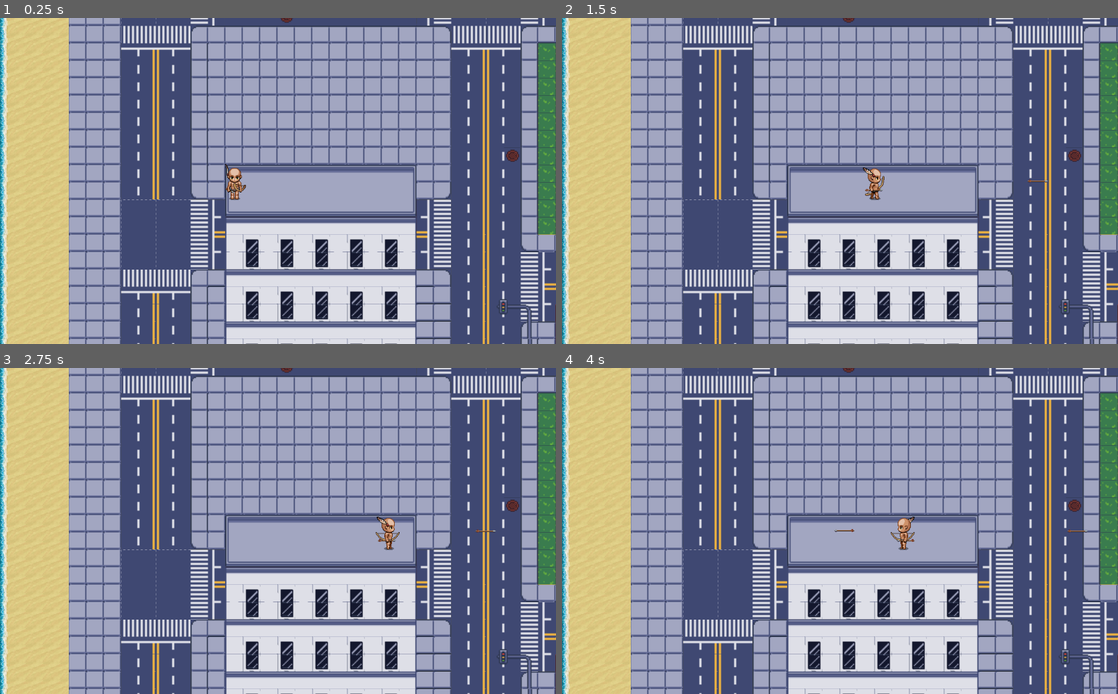
Above: before the commit, frames 1-4 (two rows, left to right).
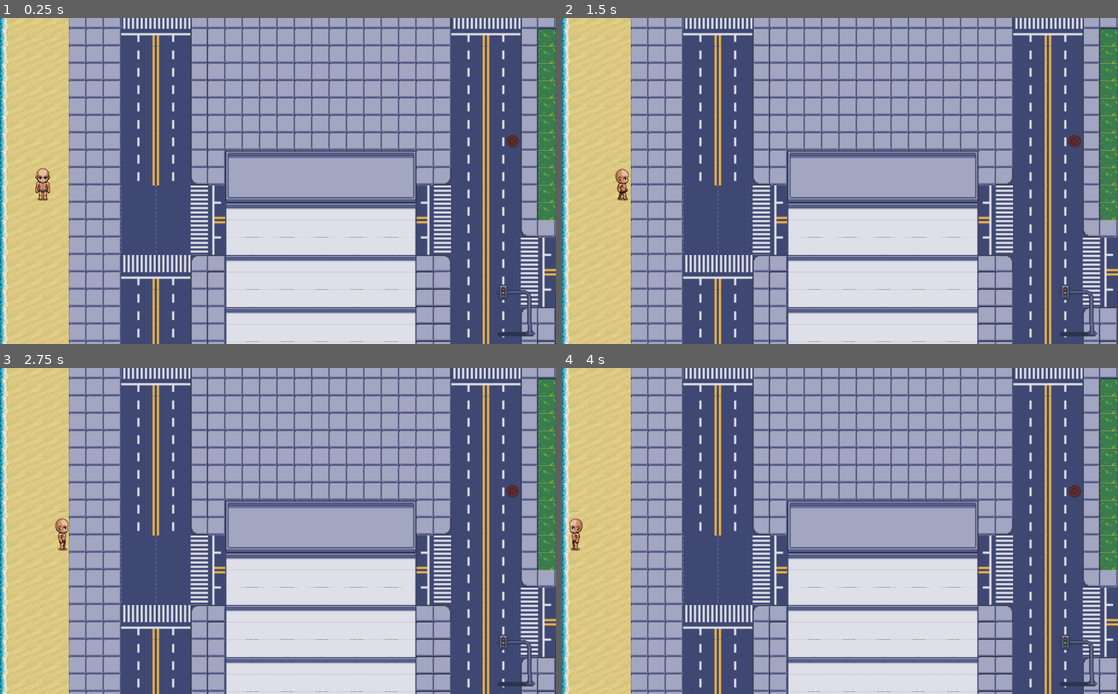
Above: after the commit, the same moments.

Repository: GoesMarcio/ASalvacaoIndigena-godot
Game: Godot game, scene res://Scenarios/City/City_collision.tscn
Same seed, same stepped clock (60 frames per second), same inputs: the game is played once before the commit and once after it. This scene is started directly instead of the project's main scene.
Inputs (mouse positions are in pixels of both pictures, inside the frame that each line leads up to):
- Up to frame 1 (0.25 s): no input
- Up to frame 2 (1.5 s): tap Enter at 0.5 s; move the mouse to (962, 164) at 0.52 s; hold Right (ui_right) 0.53-1.25 s; tap Space (space) at 0.6 s; click (962, 164) at 0.67 s; drag from (728, 197) to (973, 181) at 1.27 s
- Up to frame 3 (2.75 s): move the mouse to (333, 459) at 2.02 s; hold Right (ui_right) from 2.03 s (still down); tap Space (space) at 2.1 s
- Up to frame 4 (4 s): release Right (ui_right) at 2.75 s; drag from (812, 596) to (673, 482) at 2.77 s; tap Space (space) at 3.5, 3.6 s; move the mouse to (1006, 579) at 3.52 s; hold Left (ui_left) from 3.53 s (still down)

The runs differ from the first frame. In frame 1, 30% of the frame differs, in the area x 0-100%, y 0-100%; in frame 2, 30%; in frame 3, 30%; in frame 4, 30%.

Commit message:
update city scenario

Diff:
--- a/Player/Player.gd
+++ b/Player/Player.gd
@@ -5,6 +5,7 @@
 export var run_speed := 150
 export var gravity := 35
 export var turn := 'down'
+export var sprite_arrow := 'no'
 
 onready var sprite := $AnimatedSprite
 onready var life := 100
@@ -17,16 +18,16 @@
 
 func _ready() -> void:
 	if turn == 'up':
-		sprite.play('up')
+		sprite.play(sprite_arrow + '_up')
 		sprite.stop()
 	elif turn == 'right':
-		sprite.play('right')
+		sprite.play(sprite_arrow + '_right')
 		sprite.stop()
 	elif turn == 'left':
-		sprite.play('left')
+		sprite.play(sprite_arrow + '_left')
 		sprite.stop()
 	else:
-		sprite.play('down')
+		sprite.play(sprite_arrow + '_down')
 		sprite.stop()
 
 
@@ -41,22 +42,22 @@
 		get_tree().call_group("Life_HUD", "update_life", life)
 
 	if velocity.x > 0:
-		sprite.play("right")
+		sprite.play(sprite_arrow + "_right")
 		side_position = Vector2(1,0)
 	elif velocity.x < 0:
-		sprite.play("left")
+		sprite.play(sprite_arrow + "_left")
 		side_position = Vector2(-1,0)
 	elif velocity.y > 0:
-		sprite.play("down")
+		sprite.play(sprite_arrow + "_down")
 		side_position = Vector2(0,1)
 	elif velocity.y < 0:
-		sprite.play("up")
+		sprite.play(sprite_arrow + "_up")
 		side_position = Vector2(0,-1)
 	else:
 		sprite.stop()
 
 	# Arrow
-	if Input.is_action_just_pressed("space"):
+	if sprite_arrow == "yes" and Input.is_action_just_pressed("space"):
 		shoot()
 
 func _physics_process(delta):
--- a/Player/Player.tscn
+++ b/Player/Player.tscn
@@ -1,108 +1,209 @@
-[gd_scene load_steps=21 format=2]
+[gd_scene load_steps=38 format=2]
 
 [ext_resource path="res://Player/Player.gd" type="Script" id=1]
 [ext_resource path="res://Player/char_indian.png" type="Texture" id=2]
+[ext_resource path="res://Player/char_indian_without_bow.png" type="Texture" id=3]
 
 [sub_resource type="AtlasTexture" id=1]
 flags = 4
 atlas = ExtResource( 2 )
+region = Rect2( 0, 216, 48, 72 )
+
+[sub_resource type="AtlasTexture" id=2]
+flags = 4
+atlas = ExtResource( 2 )
+region = Rect2( 48, 216, 48, 72 )
+
+[sub_resource type="AtlasTexture" id=3]
+flags = 4
+atlas = ExtResource( 2 )
+region = Rect2( 96, 216, 48, 72 )
+
+[sub_resource type="AtlasTexture" id=4]
+flags = 4
+atlas = ExtResource( 2 )
+region = Rect2( 144, 216, 48, 72 )
+
+[sub_resource type="AtlasTexture" id=5]
+flags = 4
+atlas = ExtResource( 2 )
+region = Rect2( 0, 144, 48, 72 )
+
+[sub_resource type="AtlasTexture" id=6]
+flags = 4
+atlas = ExtResource( 2 )
+region = Rect2( 48, 144, 48, 72 )
+
+[sub_resource type="AtlasTexture" id=7]
+flags = 4
+atlas = ExtResource( 2 )
+region = Rect2( 96, 144, 48, 72 )
+
+[sub_resource type="AtlasTexture" id=8]
+flags = 4
+atlas = ExtResource( 2 )
+region = Rect2( 144, 144, 48, 72 )
+
+[sub_resource type="AtlasTexture" id=13]
+flags = 4
+atlas = ExtResource( 2 )
+region = Rect2( 0, 0, 48, 72 )
+
+[sub_resource type="AtlasTexture" id=14]
+flags = 4
+atlas = ExtResource( 2 )
+region = Rect2( 48, 0, 48, 72 )
+
+[sub_resource type="AtlasTexture" id=15]
+flags = 4
+atlas = ExtResource( 2 )
+region = Rect2( 96, 0, 48, 72 )
+
+[sub_resource type="AtlasTexture" id=16]
+flags = 4
+atlas = ExtResource( 2 )
+region = Rect2( 144, 0, 48, 72 )
+
+[sub_resource type="AtlasTexture" id=19]
+flags = 4
+atlas = ExtResource( 3 )
+region = Rect2( 0, 144, 48, 72 )
+
+[sub_resource type="AtlasTexture" id=20]
+flags = 4
+atlas = ExtResource( 3 )
+region = Rect2( 48, 144, 48, 72 )
+
+[sub_resource type="AtlasTexture" id=21]
+flags = 4
+atlas = ExtResource( 3 )
+region = Rect2( 96, 144, 48, 72 )
+
+[sub_resource type="AtlasTexture" id=22]
+flags = 4
+atlas = ExtResource( 3 )
+region = Rect2( 144, 144, 48, 72 )
+
+[sub_resource type="AtlasTexture" id=23]
+flags = 4
+atlas = ExtResource( 3 )
+region = Rect2( 0, 0, 48, 72 )
+
+[sub_resource type="AtlasTexture" id=24]
+flags = 4
+atlas = ExtResource( 3 )
+region = Rect2( 48, 0, 48, 72 )
+
+[sub_resource type="AtlasTexture" id=25]
+flags = 4
+atlas = ExtResource( 3 )
+region = Rect2( 96, 0, 48, 72 )
+
+[sub_resource type="AtlasTexture" id=26]
+flags = 4
+atlas = ExtResource( 3 )
+region = Rect2( 144, 0, 48, 72 )
+
+[sub_resource type="AtlasTexture" id=27]
+flags = 4
+atlas = ExtResource( 3 )
+region = Rect2( 0, 216, 48, 72 )
+
+[sub_resource type="AtlasTexture" id=28]
+flags = 4
+atlas = ExtResource( 3 )
+region = Rect2( 48, 216, 48, 72 )
+
+[sub_resource type="AtlasTexture" id=29]
+flags = 4
+atlas = ExtResource( 3 )
+region = Rect2( 96, 216, 48, 72 )
+
+[sub_resource type="AtlasTexture" id=30]
+flags = 4
+atlas = ExtResource( 3 )
+region = Rect2( 144, 216, 48, 72 )
+
+[sub_resource type="AtlasTexture" id=9]
+flags = 4
+atlas = ExtResource( 2 )
 region = Rect2( 0, 72, 48, 72 )
 
-[sub_resource type="AtlasTexture" id=2]
+[sub_resource type="AtlasTexture" id=10]
 flags = 4
 atlas = ExtResource( 2 )
 region = Rect2( 48, 72, 48, 72 )
 
-[sub_resource type="AtlasTexture" id=3]
+[sub_resource type="AtlasTexture" id=11]
 flags = 4
 atlas = ExtResource( 2 )
 region = Rect2( 96, 72, 48, 72 )
 
-[sub_resource type="AtlasTexture" id=4]
+[sub_resource type="AtlasTexture" id=12]
 flags = 4
 atlas = ExtResource( 2 )
 region = Rect2( 144, 72, 48, 72 )
 
-[sub_resource type="AtlasTexture" id=5]
-flags = 4
-atlas = ExtResource( 2 )
-region = Rect2( 0, 144, 48, 72 )
-
-[sub_resource type="AtlasTexture" id=6]
-flags = 4
-atlas = ExtResource( 2 )
-region = Rect2( 48, 144, 48, 72 )
-
-[sub_resource type="AtlasTexture" id=7]
-flags = 4
-atlas = ExtResource( 2 )
-region = Rect2( 96, 144, 48, 72 )
-
-[sub_resource type="AtlasTexture" id=8]
-flags = 4
-atlas = ExtResource( 2 )
-region = Rect2( 144, 144, 48, 72 )
-
-[sub_resource type="AtlasTexture" id=9]
-flags = 4
-atlas = ExtResource( 2 )
-region = Rect2( 0, 216, 48, 72 )
-
-[sub_resource type="AtlasTexture" id=10]
-flags = 4
-atlas = ExtResource( 2 )
-region = Rect2( 48, 216, 48, 72 )
-
-[sub_resource type="AtlasTexture" id=11]
-flags = 4
-atlas = ExtResource( 2 )
-region = Rect2( 96, 216, 48, 72 )
-
-[sub_resource type="AtlasTexture" id=12]
-flags = 4
-atlas = ExtResource( 2 )
-region = Rect2( 144, 216, 48, 72 )
-
-[sub_resource type="AtlasTexture" id=13]
-flags = 4
-atlas = ExtResource( 2 )
-region = Rect2( 0, 0, 48, 72 )
-
-[sub_resource type="AtlasTexture" id=14]
-flags = 4
-atlas = ExtResource( 2 )
-region = Rect2( 48, 0, 48, 72 )
-
-[sub_resource type="AtlasTexture" id=15]
-flags = 4
-atlas = ExtResource( 2 )
-region = Rect2( 96, 0, 48, 72 )
-
-[sub_resource type="AtlasTexture" id=16]
-flags = 4
-atlas = ExtResource( 2 )
-region = Rect2( 144, 0, 48, 72 )
+[sub_resource type="AtlasTexture" id=31]
+flags = 4
+atlas = ExtResource( 3 )
+region = Rect2( 0, 72, 48, 72 )
+
+[sub_resource type="AtlasTexture" id=32]
+flags = 4
+atlas = ExtResource( 3 )
+region = Rect2( 48, 72, 48, 72 )
+
+[sub_resource type="AtlasTexture" id=33]
+flags = 4
+atlas = ExtResource( 3 )
+region = Rect2( 96, 72, 48, 72 )
+
+[sub_resource type="AtlasTexture" id=34]
+flags = 4
+atlas = ExtResource( 3 )
+region = Rect2( 144, 72, 48, 72 )
 
 [sub_resource type="SpriteFrames" id=17]
 animations = [ {
 "frames": [ SubResource( 1 ), SubResource( 2 ), SubResource( 3 ), SubResource( 4 ) ],
 "loop": true,
-"name": "left",
+"name": "yes_up",
 "speed": 5.0
 }, {
 "frames": [ SubResource( 5 ), SubResource( 6 ), SubResource( 7 ), SubResource( 8 ) ],
 "loop": true,
-"name": "right",
+"name": "yes_right",
+"speed": 5.0
+}, {
+"frames": [ SubResource( 13 ), SubResource( 14 ), SubResource( 15 ), SubResource( 16 ) ],
+"loop": true,
+"name": "yes_down",
+"speed": 5.0
+}, {
+"frames": [ SubResource( 19 ), SubResource( 20 ), SubResource( 21 ), SubResource( 22 ) ],
+"loop": true,
+"name": "no_right",
+"speed": 5.0
+}, {
+"frames": [ SubResource( 23 ), SubResource( 24 ), SubResource( 25 ), SubResource( 26 ) ],
+"loop": true,
+"name": "no_down",
+"speed": 5.0
+}, {
+"frames": [ SubResource( 27 ), SubResource( 28 ), SubResource( 29 ), SubResource( 30 ) ],
+"loop": true,
+"name": "no_up",
 "speed": 5.0
 }, {
 "frames": [ SubResource( 9 ), SubResource( 10 ), SubResource( 11 ), SubResource( 12 ) ],
 "loop": true,
-"name": "up",
-"speed": 5.0
-}, {
-"frames": [ SubResource( 13 ), SubResource( 14 ), SubResource( 15 ), SubResource( 16 ) ],
-"loop": true,
-"name": "down",
+"name": "yes_left",
+"speed": 5.0
+}, {
+"frames": [ SubResource( 31 ), SubResource( 32 ), SubResource( 33 ), SubResource( 34 ) ],
+"loop": true,
+"name": "no_left",
 "speed": 5.0
 } ]
 
@@ -115,7 +216,7 @@
 
 [node name="AnimatedSprite" type="AnimatedSprite" parent="."]
 frames = SubResource( 17 )
-animation = "down"
+animation = "no_up"
 
 [node name="CollisionShape2D" type="CollisionShape2D" parent="."]
 position = Vector2( 1.8805, 25.7167 )
--- a/Scenarios/Beach/Beach.tscn
+++ b/Scenarios/Beach/Beach.tscn
@@ -37,7 +37,7 @@
 
 	if(distance > 150):
 		var direction = (target.position - position).normalized()
-		print(direction)
+		#print(direction)
 		move_and_slide(direction * run_speed, Vector2.UP)
 "
 
@@ -54,6 +54,7 @@
 [node name="Player" parent="YSort" instance=ExtResource( 2 )]
 position = Vector2( 157.33, 214.957 )
 run_speed = 200
+sprite_arrow = "yes"
 
 [node name="Camera2D" type="Camera2D" parent="YSort/Player"]
 current = true
--- a/Scenarios/City/City_collision.tscn
+++ b/Scenarios/City/City_collision.tscn
@@ -1,8 +1,9 @@
-[gd_scene load_steps=16 format=2]
+[gd_scene load_steps=17 format=2]
 
 [ext_resource path="res://Player/Player.tscn" type="PackedScene" id=1]
 [ext_resource path="res://Scenarios/City/City.tres" type="TileSet" id=2]
 [ext_resource path="res://Scenarios/Tribe/Tribe2.tres" type="TileSet" id=3]
+[ext_resource path="res://Scenarios/Elements/ArrowAndBow.tscn" type="PackedScene" id=4]
 
 [sub_resource type="RectangleShape2D" id=1]
 extents = Vector2( 87.712, 80.0063 )
@@ -55,7 +56,7 @@
 
 [node name="CollisionPolygon2D" type="CollisionPolygon2D" parent="Node2D/praia/StaticBody2D"]
 build_mode = 1
-polygon = PoolVector2Array( 10.993, 0.0841889, 126.724, 0.174877, 127.765, 122.914, 63.9937, 151.455, 127.616, 123.063, 127.984, 0.80484, 2047.52, 0.328064, 2048.58, 1215.09, 126.248, 1209.09, 126.248, 191.743, 127.666, 161.378, 64.5318, 192.327, 126.25, 192, 128.488, 1248.61, 8.6396, 1248.61, 10.993, 0.025197 )
+polygon = PoolVector2Array( 10.993, 0.0841889, 126.724, 0.174877, 127.765, 122.914, 71.4453, 151.055, 127.616, 123.063, 127.984, 0.80484, 2047.52, 0.328064, 2048.58, 1215.09, 126.248, 1209.09, 126.248, 191.743, 127.666, 161.378, 71.8907, 191.145, 126.25, 192, 128.488, 1248.61, 8.6396, 1248.61, 10.993, 0.025197 )
 
 [node name="Mapa" type="TileMap" parent="Node2D"]
 scale = Vector2( 2, 2 )
@@ -128,6 +129,8 @@
 position = Vector2( 407.721, 487.077 )
 shape = SubResource( 2 )
 
+[node name="bow" parent="Node2D" instance=ExtResource( 4 )]
+
 [node name="YSort" type="YSort" parent="Node2D"]
 
 [node name="down" type="StaticBody2D" parent="Node2D/YSort"]
@@ -174,7 +177,6 @@
 shape = SubResource( 12 )
 
 [node name="Node2D" type="StaticBody2D" parent="Node2D/YSort"]
-visible = false
 light_mask = 0
 
 [node name="Prédios" type="TileMap" parent="Node2D/YSort/Node2D"]
@@ -200,7 +202,7 @@
 shape = SubResource( 1 )
 
 [node name="Player" parent="Node2D/YSort" instance=ExtResource( 1 )]
-position = Vector2( 430.671, 509.488 )
+position = Vector2( 77.3759, 536.096 )
 run_speed = 200
 
 [node name="Camera2D" type="Camera2D" parent="Node2D/YSort/Player"]
--- /dev/null
+++ b/Scenarios/Elements/ArrowAndBow.gd
@@ -0,0 +1,22 @@
+extends Area2D
+
+
+# Declare member variables here. Examples:
+# var a = 2
+# var b = "text"
+
+
+# Called when the node enters the scene tree for the first time.
+func _ready():
+	pass # Replace with function body.
+
+
+# Called every frame. 'delta' is the elapsed time since the previous frame.
+#func _process(delta):
+#	pass
+
+
+func _on_bow_body_entered(body):
+	if body.name == "Player":
+		body.sprite_arrow = "yes";
+		queue_free()
--- /dev/null
+++ b/Scenarios/Elements/ArrowAndBow.tscn
@@ -0,0 +1,20 @@
+[gd_scene load_steps=4 format=2]
+
+[ext_resource path="res://Player/arrow_and_bow.png" type="Texture" id=1]
+[ext_resource path="res://Scenarios/Elements/ArrowAndBow.gd" type="Script" id=2]
+
+[sub_resource type="RectangleShape2D" id=1]
+extents = Vector2( 18.4916, 23.0325 )
+
+[node name="bow" type="Area2D"]
+script = ExtResource( 2 )
+
+[node name="arrow_and_bow" type="Sprite" parent="."]
+position = Vector2( 1259.4, 435.898 )
+texture = ExtResource( 1 )
+
+[node name="CollisionShape2D" type="CollisionShape2D" parent="."]
+position = Vector2( 1259.54, 436.634 )
+shape = SubResource( 1 )
+
+[connection signal="body_entered" from="." to="." method="_on_bow_body_entered"]
Binary file added: Player/arrow_and_bow.png
Not shown, added: Player/arrow_and_bow.png.import
Binary file added: Player/bow.png
Not shown, added: Player/bow.png.import
